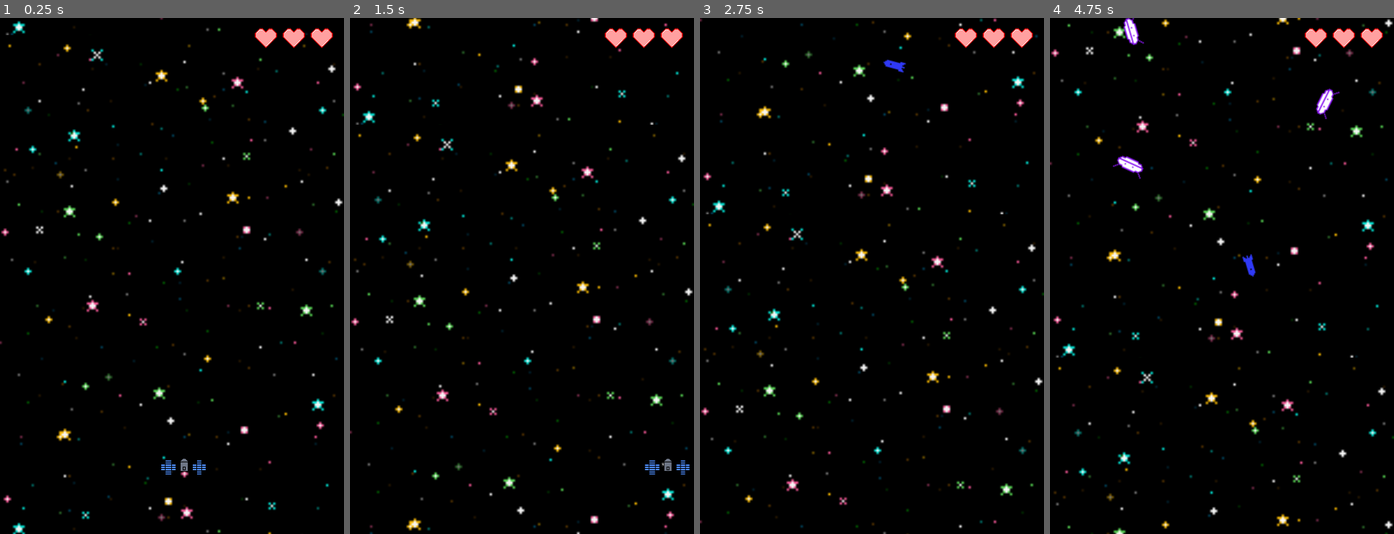
Above: before the commit, frames 1-4 (left to right).
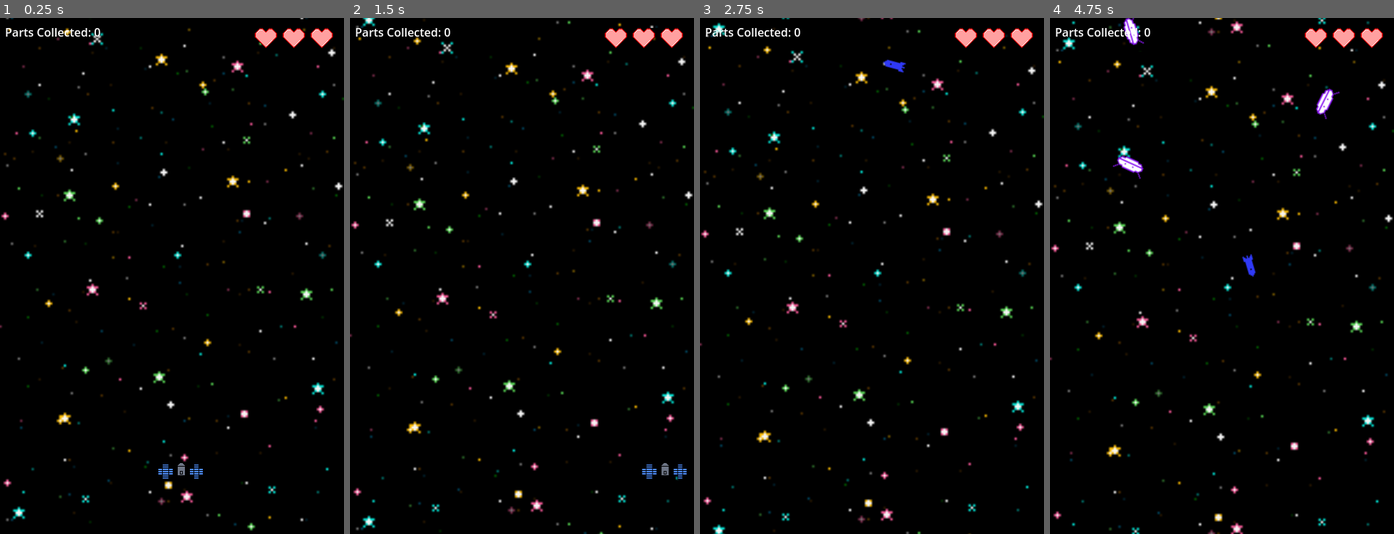
Above: after the commit, the same moments.

Repository: MissionToPsyche-Iridium/iridium_18b_ar_xr-asu
Game: Godot game, scene res://Game/world.tscn
Same seed, same stepped clock (60 frames per second), same inputs: the game is played once before the commit and once after it. The engine's default icon, where the game draws it, is replaced by a stand-in: a white triangle on a blue panel in a dark square.
Inputs:
- Up to frame 1 (0.25 s): no input
- Up to frame 2 (1.5 s): hold Right (move_right) 0.53-1.28 s; hold Left (move_left) from 1.28 s (still down)
- Up to frame 3 (2.75 s): release Left (move_left) at 2.03 s; hold Right (move_right) from 2.03 s (still down)
- Up to frame 4 (4.75 s): release Right (move_right) at 3.53 s; hold Left (move_left) from 3.53 s (still down)

The runs differ from the first frame. In frame 1, 6.2% of the frame differs, in the area x 0-100%, y 0-100%; in frame 2, 6.4%; in frame 3, 6.0%; in frame 4, 6.2%.

Commit message:
Commit to add functionality of the collectable satellite parts and basic win/lose screen

Diff:
--- a/Background/stars.gd
+++ b/Background/stars.gd
@@ -1,4 +1,4 @@
 extends ParallaxBackground
 
 func _process(delta: float):
-	scroll_base_offset -= Vector2(0, -100) * delta
+	scroll_base_offset -= Vector2(0, -10) * delta
--- a/Debris/debris.tscn
+++ b/Debris/debris.tscn
@@ -9,6 +9,7 @@
 [node name="debris" type="Area2D"]
 position = Vector2(202, 94)
 script = ExtResource("1_n8i81")
+metadata/Type = "debris"
 
 [node name="CollisionShape2D" type="CollisionShape2D" parent="."]
 shape = SubResource("CircleShape2D_vs6gq")
--- a/Game/world.gd
+++ b/Game/world.gd
@@ -1,11 +1,25 @@
 extends Node2D
 
 var debrisScene = preload("res://Debris/debris.tscn")
+var partScene = preload("res://Part/part.tscn")
 var enemyTextOne = preload("res://EnemySpriteOne.png")
 var enemyTextTwo = preload("res://EnemySpriteTwo.png")
 var enemyTextThree = preload("res://EnemySpriteThree.png")
+var partDelay = 0
+var partCounter = 0 # Used for selecting the right
+
 
 func _on_timer_timeout() -> void:
+	partDelay = partDelay + 1
+	if (partDelay >= 7):
+		partDelay = 0
+		var part = partScene.instantiate()
+		part.position = Vector2(randf_range(50, 450), randf_range(-250, -50))
+		add_child(part)
+
+
+
+
 	var debrisOne = debrisScene.instantiate()
 	var debrisTwo = debrisScene.instantiate()
 	debrisOne.position = Vector2(randf_range(50, 250), randf_range(-250, -50))
--- a/HUD/HUD.tscn
+++ b/HUD/HUD.tscn
@@ -1,6 +1,9 @@
-[gd_scene load_steps=2 format=3 uid="uid://b8ns7dtexd1rd"]
+[gd_scene load_steps=3 format=3 uid="uid://b8ns7dtexd1rd"]
 
 [ext_resource type="Texture2D" uid="uid://dnpuh8l4cu5y4" path="res://Live Heart.png" id="1_hy3a2"]
+
+[sub_resource type="LabelSettings" id="LabelSettings_j8jc7"]
+font_size = 57
 
 [node name="CanvasLayer" type="CanvasLayer"]
 
@@ -15,3 +18,17 @@
 [node name="LivesThree" type="Sprite2D" parent="."]
 position = Vector2(371, 28)
 texture = ExtResource("1_hy3a2")
+
+[node name="PartsCount" type="Label" parent="."]
+offset_left = 7.0
+offset_top = 8.0
+offset_right = 350.0
+offset_bottom = 45.0
+text = "Parts Collected: 0"
+
+[node name="GameOver" type="Label" parent="."]
+offset_left = 53.0
+offset_top = 271.0
+offset_right = 436.0
+offset_bottom = 423.0
+label_settings = SubResource("LabelSettings_j8jc7")
--- /dev/null
+++ b/Part/part.gd
@@ -0,0 +1,10 @@
+extends Area2D
+
+var rotationSpeed = randf_range(-0.05, 0.05)
+var speed = randf_range(1.5, 2.5)
+
+func _process(delta: float):
+	position.y += speed
+	rotate(rotationSpeed)
+	if position.y > 800:
+		queue_free()
--- /dev/null
+++ b/Part/part.tscn
@@ -0,0 +1,21 @@
+[gd_scene load_steps=4 format=3 uid="uid://co7e3gcspfi8k"]
+
+[ext_resource type="Script" path="res://Part/part.gd" id="1_lsmfj"]
+[ext_resource type="Texture2D" uid="uid://bnjs6w7fciv2" path="res://icon.svg" id="2_qobb3"]
+
+[sub_resource type="RectangleShape2D" id="RectangleShape2D_nnb18"]
+size = Vector2(30, 30)
+
+[node name="Area2D" type="Area2D"]
+position = Vector2(151, 120)
+script = ExtResource("1_lsmfj")
+metadata/Type = "part"
+
+[node name="CollisionShape2D" type="CollisionShape2D" parent="."]
+position = Vector2(-1, 1)
+shape = SubResource("RectangleShape2D_nnb18")
+
+[node name="Sprite2D" type="Sprite2D" parent="."]
+position = Vector2(-1, 1)
+scale = Vector2(0.234375, 0.234375)
+texture = ExtResource("2_qobb3")
--- a/Player/player.gd
+++ b/Player/player.gd
@@ -4,6 +4,8 @@
 @export var ACCELERATION = 500
 var lives = 3
 var deadHeart = preload("res://Dead Heart.png")
+var parts = 0
+var gameOver = false
 
 @onready var axis = 0
 
@@ -29,7 +31,7 @@
 	move_and_slide()
 
 
-func _on_area_2d_area_entered(area: Area2D):
+func handleDebrisCollision():
 	if (lives == 3):
 		get_parent().get_node("HUD").get_node("LivesThree").texture = deadHeart
 	elif (lives == 2):
@@ -38,4 +40,25 @@
 		get_parent().get_node("HUD").get_node("LivesOne").texture = deadHeart
 	lives -= 1
 	if lives == 0:
+		gameOver = true
+		get_parent().get_node("HUD").get_node("GameOver").text = "Game Over!\nYou Lose :("
+		get_parent().get_node("HUD").get_node("GameOver").label_settings.font_color = Color(1, 0, 0, 1)
 		queue_free()
+
+func handlePartCollision():
+	parts += 1
+	get_parent().get_node("HUD").get_node("PartsCount").text = "Parts Collected: " + str(parts)
+	if (parts >= 4):
+		gameOver = true
+		get_parent().get_node("HUD").get_node("GameOver").text = "Game Over!\nYou Win! :)"
+		get_parent().get_node("HUD").get_node("GameOver").label_settings.font_color = Color(0, 1, 0, 1)
+
+func _on_area_2d_area_entered(area: Area2D):
+	if (gameOver):
+		return
+	if (area.get_meta("Type") == "debris"):
+		handleDebrisCollision()
+		area.queue_free()
+	else:
+		handlePartCollision()
+		area.queue_free()
--- a/Player/player.tscn
+++ b/Player/player.tscn
@@ -7,7 +7,7 @@
 size = Vector2(63, 24.5)
 
 [node name="player" type="CharacterBody2D"]
-position = Vector2(256, 626)
+position = Vector2(252, 632)
 script = ExtResource("1_s8ouu")
 metadata/_edit_group_ = true
 
